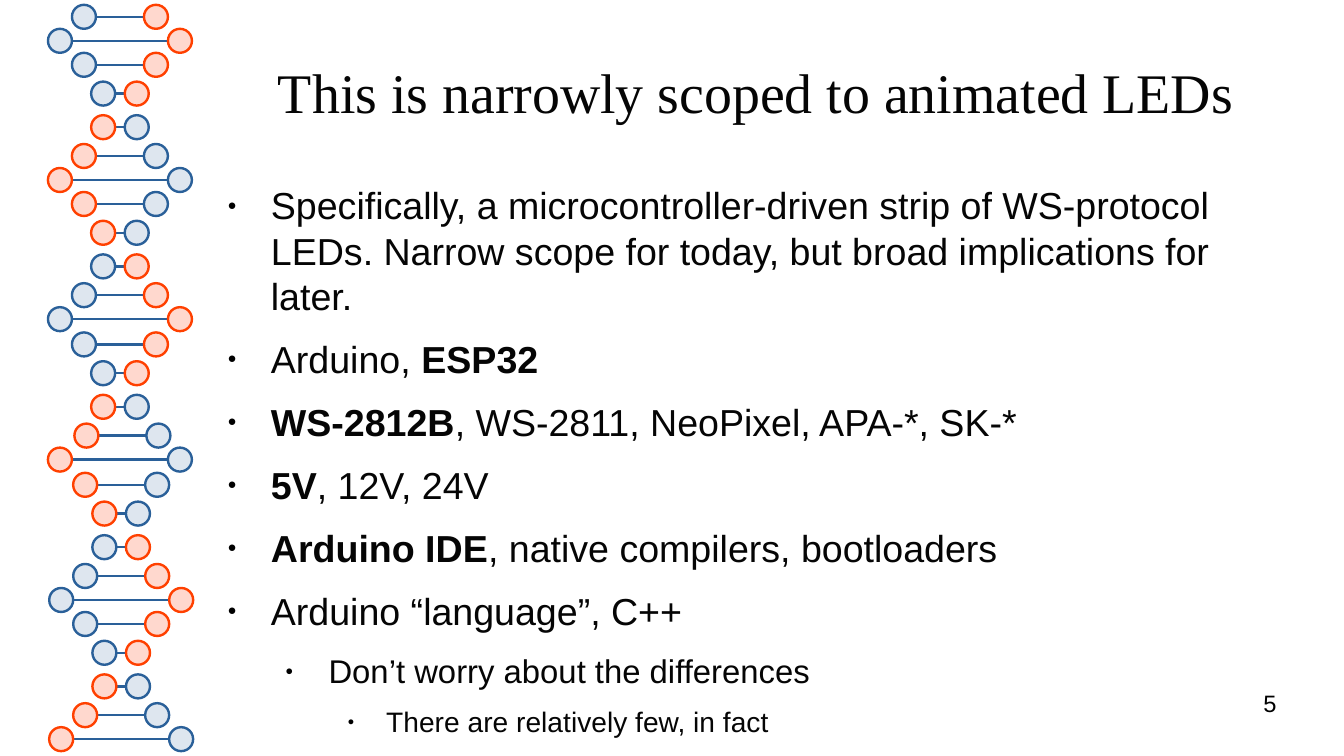
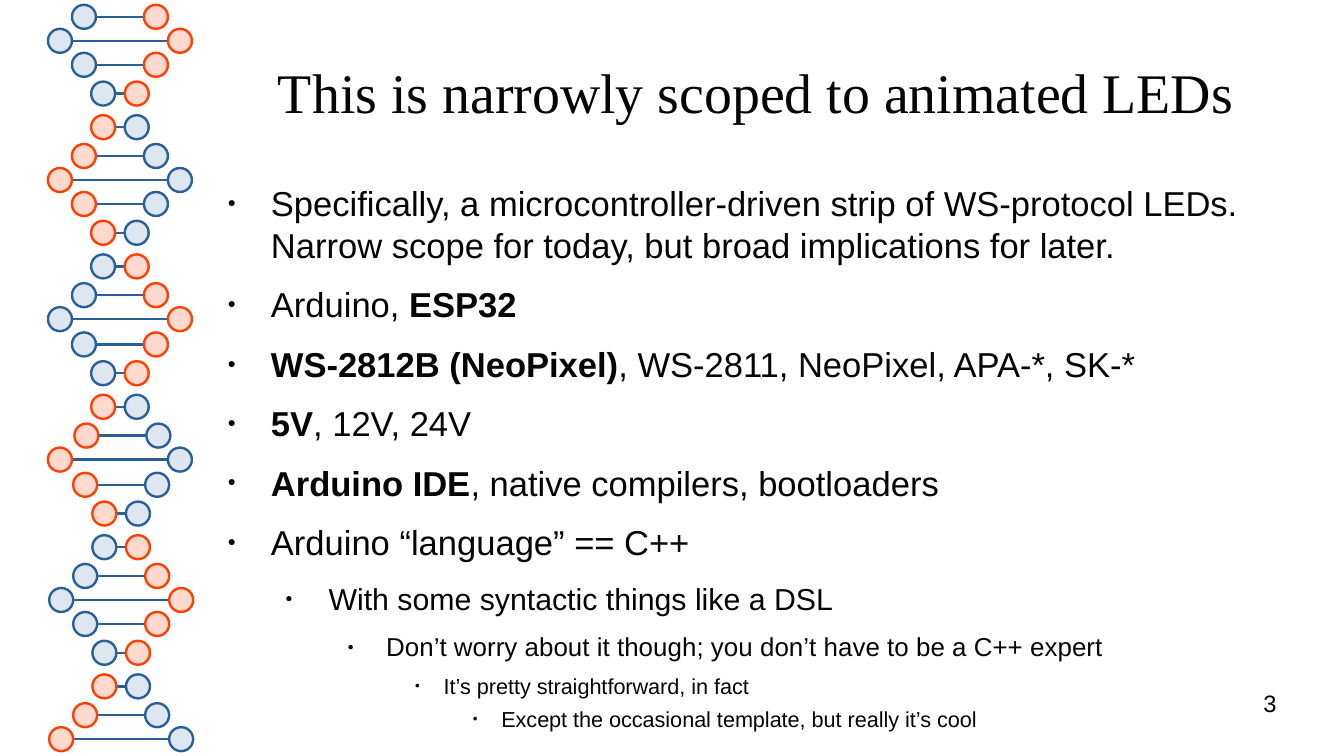
Before and after one commit to spacemeat/led_arts, a slide deck: slide 3 of toorcamp2026/preso.odp (slide 5 before the commit). Drawn at 1344x756 pixels with LibreOffice and Linux fonts; fonts in the diff are those of the drawing. Boxes give left, top, right and bottom in pixels: in the first picture for what was removed or moved away, otherwise in the second. Text is boxed around its words. In the diff, an @@ line names an element or a change of style, - is before the commit and + after.

```diff
--- a/toorcamp2026/preso.odp
+++ b/toorcamp2026/preso.odp
@@ text at (271, 191, 1237, 503): size 22.2 to 20.4 pt in "Specifically, a microcontroller-driven strip of WS-protocol  ...", "Arduino, ESP32", "5V, 12V, 24V", "Arduino IDE, native compilers, bootloaders" @@
@@ text at (271, 352, 1135, 384): text changed; size 22.2 to 20.4 pt @@
-● WS-2812B, WS-2811, NeoPixel, APA-*, SK-*
+● WS-2812B (NeoPixel), WS-2811, NeoPixel, APA-*, SK-*
@@ text at (271, 530, 1102, 732): text changed; size 19.4 to 12.8 pt @@
-● Arduino “language”, C++
-  ● Don’t worry about the differences
-    ● There are relatively few, in fact
+● Arduino “language” == C++
+  ● With some syntactic things like a DSL
+    ● Don’t worry about it though; you don’t have to be a C++ expert
+      ● It’s pretty straightforward, in fact
+        ● Except the occasional template, but really it’s cool
@@ page number at (1263, 695, 1276, 713): text changed @@
-5
+3
```
Also in this commit, not shown: 8 other slides changed, 15 slides added, 3 slides removed, 2 other files.
